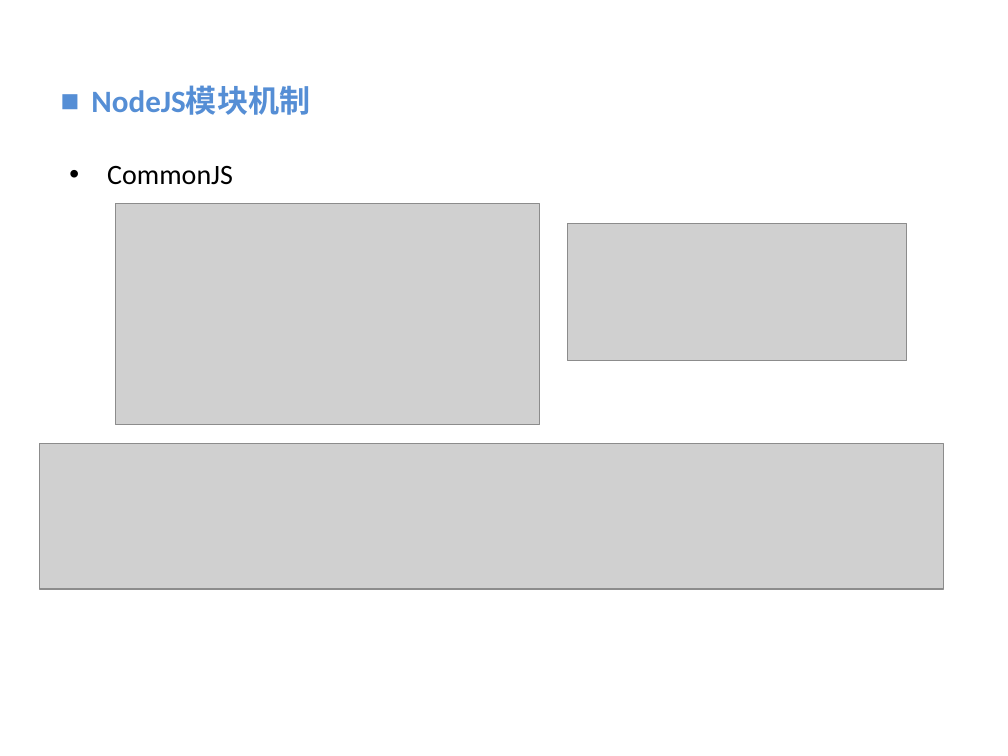
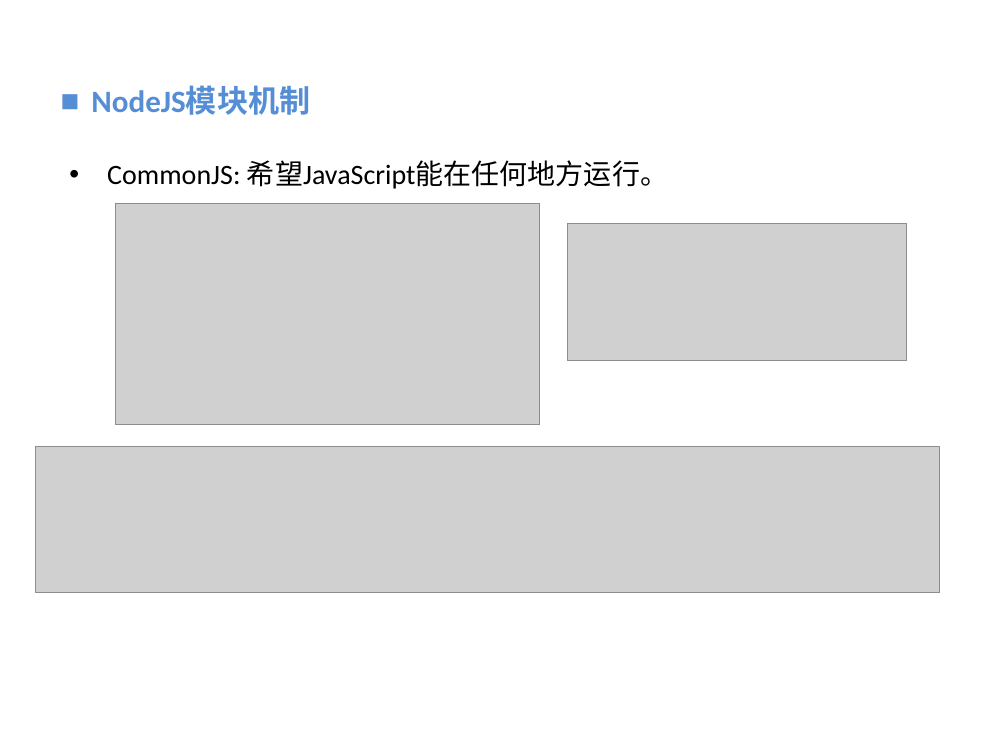
Before and after one commit to vaik/Documents, a slide deck: slide 16 of 我的分享/NodeJS基础概念理解.ppt. Drawn at 1008x756 pixels with LibreOffice and Linux fonts; fonts in the diff are those of the drawing; grey boxes stand for pictures; background and template pictures are left out. Boxes give left, top, right and bottom in pixels: in the first picture for what was removed or moved away, otherwise in the second. Text is boxed around its words. In the diff, an @@ line names an element or a change of style, - is before the commit and + after.

```diff
--- a/我的分享/NodeJS基础概念理解.ppt
+++ b/我的分享/NodeJS基础概念理解.ppt
@@ text at (107,160,668,189): text changed @@
-• CommonJS
+• CommonJS: 希望JavaScript能在任何地方运行。
@@ picture: place and size @@
-picture at (39,444,942,589)
+picture at (35,447,938,592)
```
Also in this commit, not shown: 3 other slides changed, 2 slides added, 1 slide removed.
